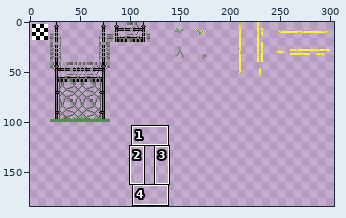
File history of a sprite sheet, tilesets/tExteriorTileSpringUpper/output_tileset.png. Above, an overview of the earlier version with the close-up marked.
Close-up. Before the edit:
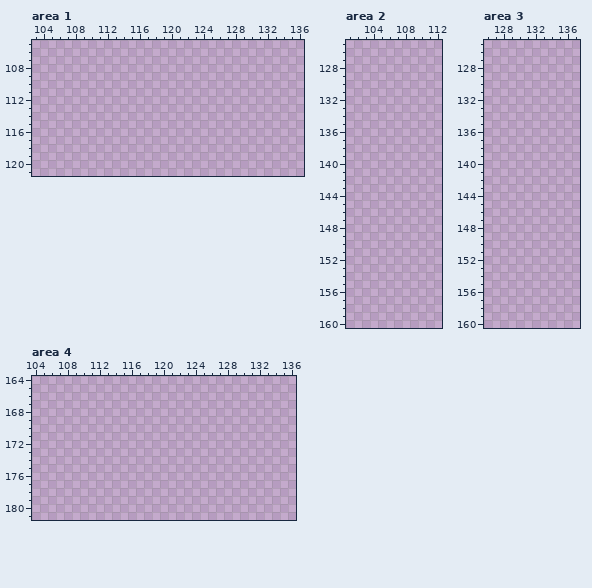
The file is 320x320 pixels. Colours within 5 levels of each other are drawn and written as one. Shown: area 1: x 103..136, y 105..121; area 2: x 101..112, y 125..160; area 3: x 126..137, y 125..160; area 4: x 104..136, y 164..181. The wide view leaves out empty margins. The commit also changed other parts of the picture, which this record leaves out.
New version:
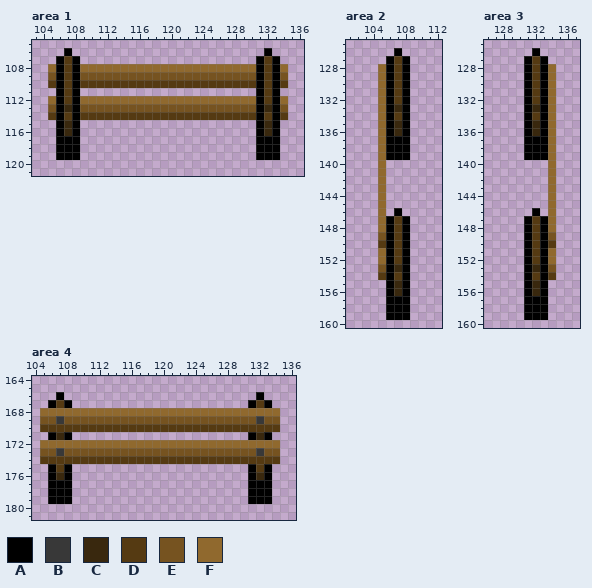
Palette (. is transparent): A #000000  B #383838  C #39280e  D #553a12  E #765320  F #90692e
What changed:
Area 1:
The edit adds colour A in row 106 at x 107 and 132; in rows 107 to 116 at x 106, 108, 131 and 133; in rows 117 to 119 at x 106 to 108 and 131 to 133.
The edit adds colour C in row 113 at x 107 and 132; in rows 115 to 116 at x 107 and 132.
The edit adds colour D in rows 107 to 109 at x 107 and 132; in row 110 at x 105, 107, 109 to 130, 132 and 134; in rows 111 to 112 at x 107 and 132; in row 114 at x 105, 107, 109 to 130, 132 and 134.
The edit adds colour E in row 109 at x 105, 109 to 130 and 134; in row 113 at x 105, 109 to 130 and 134.
The edit adds colour F in row 108 at x 105, 109 to 130 and 134; in row 112 at x 105, 109 to 130 and 134.
Area 2:
The edit adds colour A in row 126 at x 107; in rows 127 to 136 at x 106 and 108; in rows 137 to 139 at x 106 to 108; in row 146 at x 107; in rows 147 to 156 at x 106 and 108; in rows 157 to 159 at x 106 to 108.
The edit adds colour C in row 133 at x 107; in rows 135 to 136 at x 107; in row 153 at x 107; in rows 155 to 156 at x 107.
The edit adds colour D in rows 127 to 132 at x 107; in row 134 at x 107; in rows 147 to 149 at x 107; in row 150 at x 105 and 107; in rows 151 to 152 at x 107; in row 154 at x 105 and 107.
The edit adds colour E in row 149 at x 105; in row 153 at x 105.
The edit adds colour F in rows 128 to 148 at x 105; in rows 151 to 152 at x 105.
Area 3:
The edit adds colour A in row 126 at x 132; in rows 127 to 136 at x 131 and 133; in rows 137 to 139 at x 131 to 133; in row 146 at x 132; in rows 147 to 156 at x 131 and 133; in rows 157 to 159 at x 131 to 133.
The edit adds colour C in row 133 at x 132; in rows 135 to 136 at x 132; in row 153 at x 132; in rows 155 to 156 at x 132.
The edit adds colour D in rows 127 to 132 at x 132; in row 134 at x 132; in rows 147 to 149 at x 132; in row 150 at x 132 and 134; in rows 151 to 152 at x 132; in row 154 at x 132 and 134.
The edit adds colour E in row 149 at x 134; in row 153 at x 134.
The edit adds colour F in rows 128 to 148 at x 134; in rows 151 to 152 at x 134.
Area 4:
The edit adds colour A in row 166 at x 107 and 132; in row 167 at x 106, 108, 131 and 133; in row 171 at x 106, 108, 131 and 133; in rows 175 to 176 at x 106, 108, 131 and 133; in rows 177 to 179 at x 106 to 108 and 131 to 133.
The edit adds colour B in row 169 at x 107 and 132; in row 173 at x 107 and 132.
The edit adds colour C in row 171 at x 107 and 132; in row 176 at x 107 and 132.
The edit adds colour D in row 167 at x 107 and 132; in row 170 at x 105 to 134; in row 174 at x 105 to 134; in row 175 at x 107 and 132.
The edit adds colour E in row 169 at x 105 to 106, 108 to 131 and 133 to 134; in row 173 at x 105 to 106, 108 to 131 and 133 to 134.
The edit adds colour F in row 168 at x 105 to 134; in row 172 at x 105 to 134.
Changed places in both close-ups, as pixel boxes (x1, y1, x2, y2):
added: (48, 48, 288, 160)
added: (378, 48, 410, 320)
added: (524, 48, 556, 320)
added: (40, 392, 280, 504)
